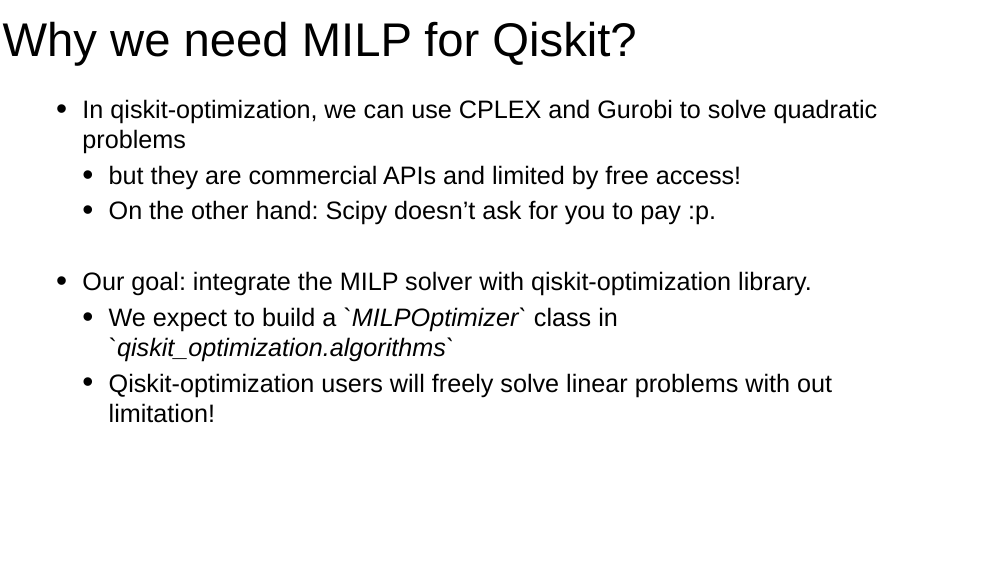
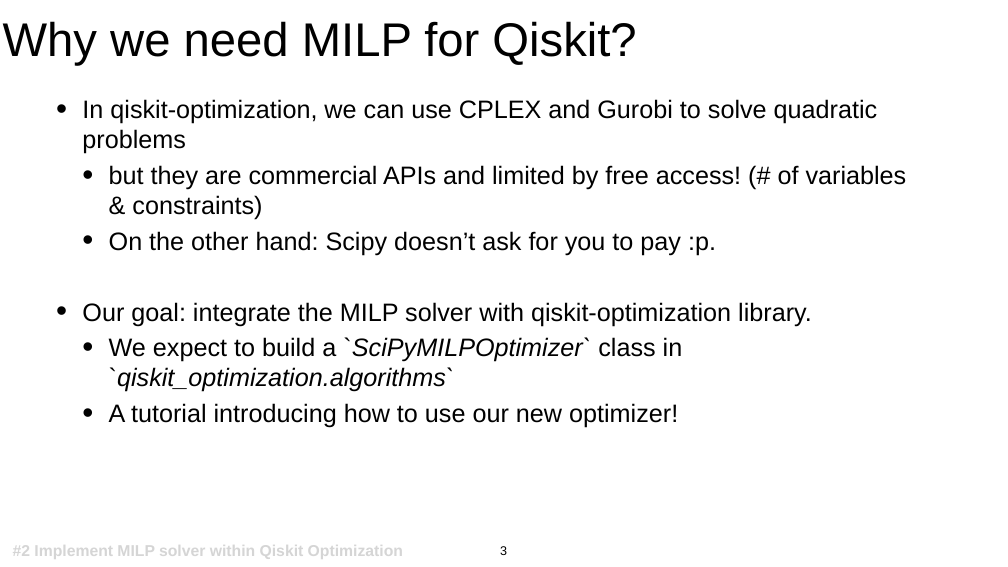
Before and after one commit to Dran-Z/QAMP2022-MILP-solver, a slide deck: slide 3 of slides/Checkpoint-1.pptx (slide 4 before the commit). Drawn at 1008x567 pixels with LibreOffice and Linux fonts; fonts in the diff are those of the drawing. Boxes give left, top, right and bottom in pixels: in the first picture for what was removed or moved away, otherwise in the second. Text is boxed around its words. In the diff, an @@ line names an element or a change of style, - is before the commit and + after.

```diff
--- a/slides/Checkpoint-1.pptx
+++ b/slides/Checkpoint-1.pptx
@@ text at <box>109,165,907,220</box>: text changed @@
-  • but they are commercial APIs and limited by free access!
+  • but they are commercial APIs and limited by free access! (# of variables & constraints)
@@ text at <box>109,337,683,428</box>: text changed @@
-  • We expect to build a `MILPOptimizer` class in `qiskit_optimization.algorithms`
-  • Qiskit-optimization users will freely solve linear problems with out limitation!
+  • We expect to build a `SciPyMILPOptimizer` class in `qiskit_optimization.algorithms`
+  • A tutorial introducing how to use our new optimizer!
@@ text added at <box>13,545,403,559</box>, 30 pt, text #D5D5D5, bold @@
+#2 Implement MILP solver within Qiskit Optimization
@@ page number added at <box>500,546,507,555</box>, 24 pt, text #000000 @@
+3
```
Also in this commit, not shown: 2 other slides changed, 1 slide removed, 4 other files.
